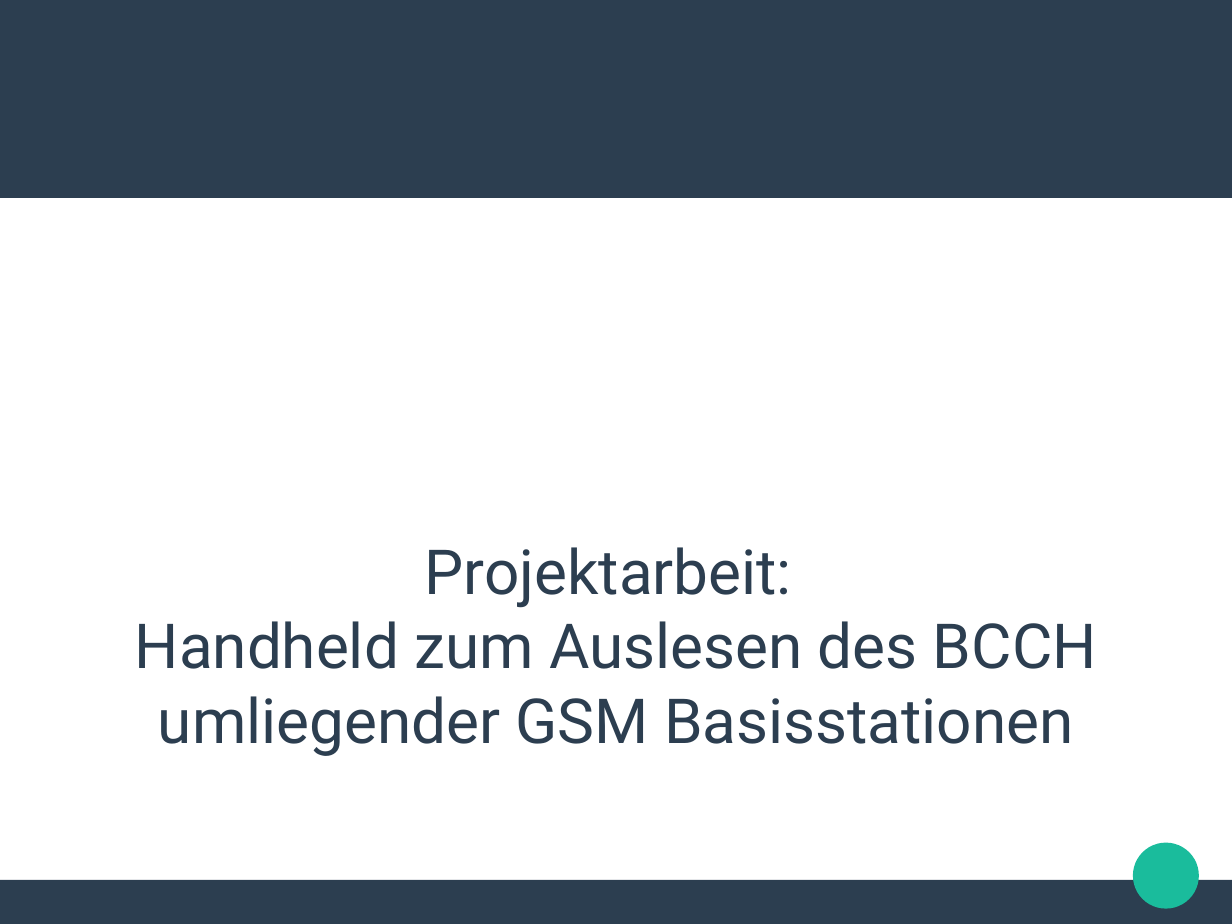
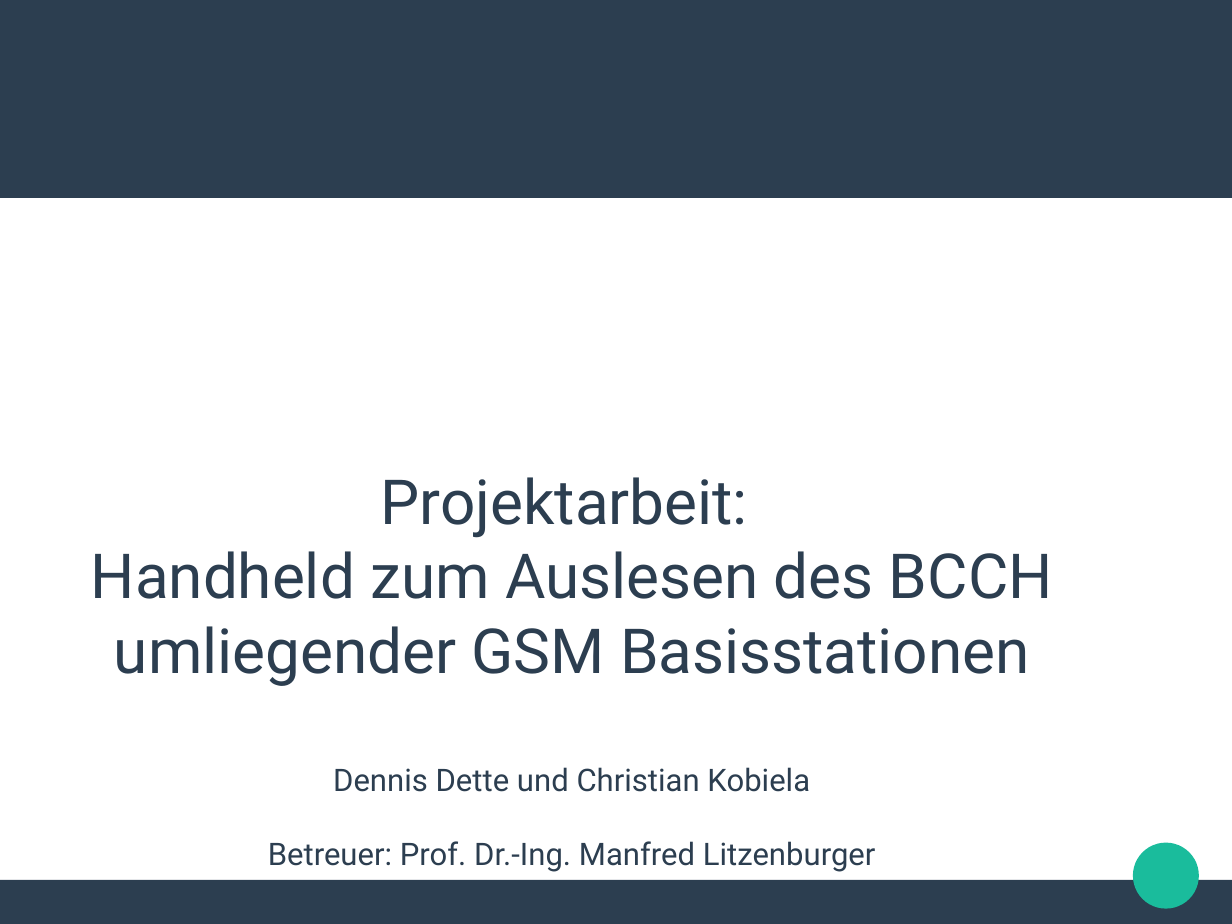
Before and after one commit to ookk2011/GrGsm-Gui, a slide deck: slide 1 of Präsentation_Projektarbeit.odp. Drawn at 1232x924 pixels with LibreOffice and Linux fonts; fonts in the diff are those of the drawing. Boxes give left, top, right and bottom in pixels: in the first picture for what was removed or moved away, otherwise in the second. Text is boxed around its words. In the diff, an @@ line names an element or a change of style, - is before the commit and + after.

```diff
--- a/Präsentation_Projektarbeit.odp
+++ b/Präsentation_Projektarbeit.odp
@@ subtitle "Projektarbeit:": place and size @@
-subtitle "Projektarbeit:" at box(135, 547, 1097, 756)
+subtitle "Projektarbeit:" at box(91, 477, 1053, 872)
@@ subtitle at box(268, 767, 876, 872): paragraphs added @@
+Dennis Dette und Christian Kobiela
+Betreuer: Prof. Dr.-Ing. Manfred Litzenburger
```
Also in this commit, not shown: 2 other files.
